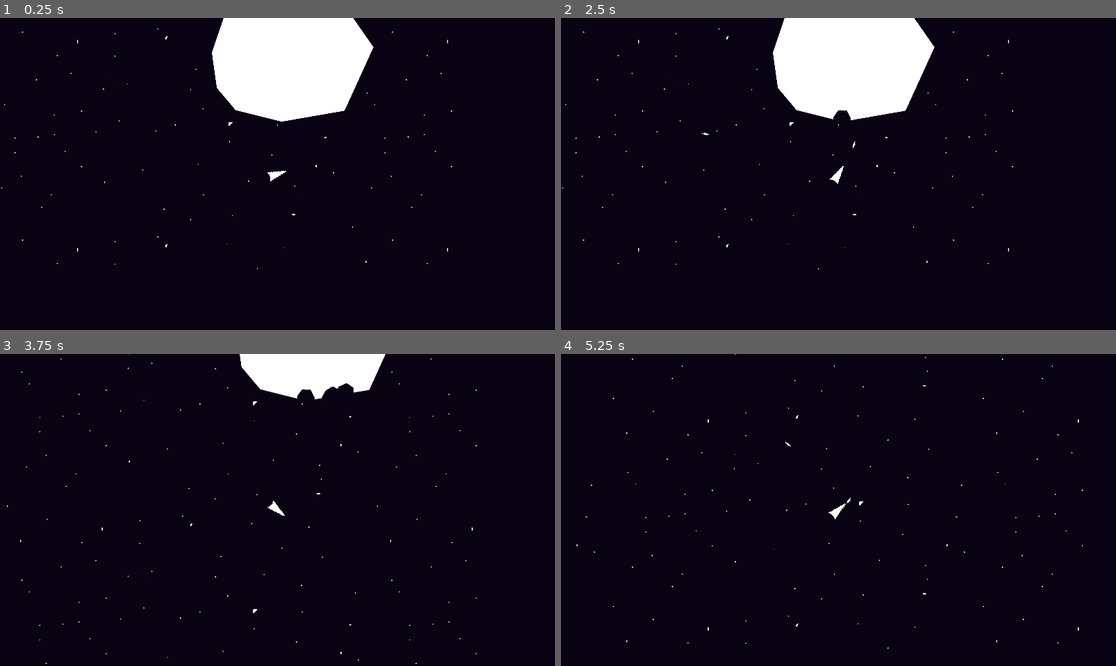
Above: before the commit, frames 1-4 (two rows, left to right).
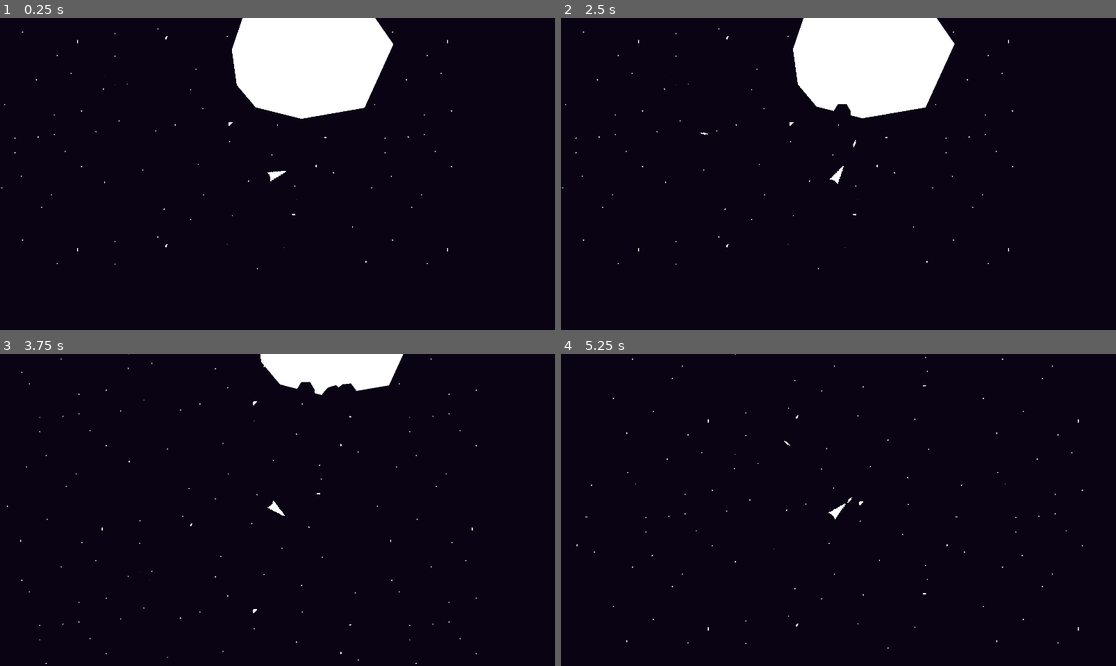
Above: after the commit, the same moments.

Repository: BloopHD/IntoTheVoid
Game: Godot game, scene res://scenes/world/world.tscn
The game is run twice, just before and just after one commit, with the same random seed, the same clock (stepped at 60 frames per second) and the same inputs.
Inputs (mouse positions are in pixels of both pictures, inside the frame that each line leads up to):
- Up to frame 1 (0.25 s): no input
- Up to frame 2 (2.5 s): move the mouse to (960, 158) at 0.52 s; hold D (right) 0.53-1.28 s; hold Space (fire_laser) 0.53-1.28 s; click (960, 158) at 0.8 s; tap Enter at 1.25 s; move the mouse to (727, 189) at 1.27 s; hold S (down) 1.28-2.03 s; click (727, 189) at 1.35 s; tap Space (fire_laser) at 1.55 s; move the mouse to (894, 105) at 2.02 s; hold D (right) from 2.03 s (still down); hold Space (fire_laser) from 2.03 s (still down); click (894, 105) at 2.3 s
- Up to frame 3 (3.75 s): move the mouse to (249, 572) at 2.77 s; release D (right) at 2.78 s; release Space (fire_laser) at 2.78 s; hold W (up) 2.78-3.53 s; click (249, 572) at 2.85 s; tap Space (fire_laser) at 3.05 s; move the mouse to (444, 556) at 3.52 s; hold A (left) from 3.53 s (still down); hold Right mouse button (secondary action) from 3.53 s (still down)
- Up to frame 4 (5.25 s): click (1005, 556) at 3.8 s; move the mouse to (672, 463) at 4.27 s; release Right mouse button (secondary action) at 4.28 s; tap Space (fire_laser) at 4.35 s; move the mouse to (866, 510) at 5.02 s; release A (left) at 5.03 s; press the mouse at (866, 510) at 5.03 s; hold S (down) from 5.03 s (still down)

The runs differ from the first frame. In frame 1, 2.4% of the frame differs, in the area x 38-71%, y 0-34%; in frame 2, 2.4%, in the area x 25-71%, y 0-42%; in frame 3, 1.1%; in frame 4, less than 0.1%.

Commit message:
Rigidbody2D - Asteroids & Lasers
Changed asteroids and lasers from Area2D to Rigidbody2D, allowing bullets to push asteroids.

Diff:
--- a/scenes/asteroid/asteroid.gd
+++ b/scenes/asteroid/asteroid.gd
@@ -1,69 +1,83 @@
-class_name Asteroid extends Area2D
+extends RigidBody2D
 
-signal exploded(pos, size, points)
+var new_asteroid_scene: PackedScene = load("res://scenes/asteroid/asteroid.tscn")
 
-var movement_vector = Vector2(0, -1)
-
-enum AsteroidSize{LARGE, MEDIUM, SMALL}
-@export var size = AsteroidSize.LARGE
-
-var speed = 5
-
-@onready var sprite = $Sprite2D
-@onready var cshape = $CollisionShape2D
-
-var points: int:
-	get:
-		match size:
-			AsteroidSize.LARGE:
-				return 100
-			AsteroidSize.MEDIUM:
-				return 50
-			AsteroidSize.SMALL:
-				return 25
-			_:
-				return 0
 
 func _ready():
-	rotation = randf_range(0, 2 * PI)
-
-	match size:
-		AsteroidSize.LARGE:
-			speed = randf_range(50, 100)
-			sprite.texture = preload("res://sprites/SimpleAsteroidLarge.png")
-			cshape.set_deferred("shape", preload("res://scenes/asteroid/asteroid_cshape_large.tres"))
-		AsteroidSize.MEDIUM:
-			speed = randf_range(100, 150)
-			sprite.texture = preload("res://sprites/SimpleAsteroidMed.png")
-			cshape.set_deferred("shape", preload("res://scenes/asteroid/asteroid_cshape_med.tres"))
-		AsteroidSize.SMALL:
-			speed = randf_range(100, 200)
-			sprite.texture = preload("res://sprites/SimpleAsteroidSmall.png")
-			cshape.set_deferred("shape", preload("res://scenes/asteroid/asteroid_cshape_small.tres"))
-
-func _physics_process(delta):
-	global_position += movement_vector.rotated(rotation) * speed * delta
-
-	var screen_size = get_viewport_rect().size
-	var shape_radius = cshape.shape.radius
-
-	if global_position.y + shape_radius < 0:
-		global_position.y = screen_size.y + shape_radius
-	elif global_position.y - shape_radius > screen_size.y:
-		global_position.y = -shape_radius
-
-	if global_position.x + shape_radius < 0:
-		global_position.x = screen_size.x + shape_radius
-	elif global_position.x - shape_radius > screen_size.x:
-		global_position.x = -shape_radius
+	calculate_polygon_properties()
 
 
-func explode():
-	emit_signal("exploded", global_position, size, points)
-	queue_free()
+func calculate_polygon_properties():
+	var center = Vector2.ZERO
+	var area = 0
+	var asteroid_points: PackedVector2Array = $Polygon2D.polygon
+
+	for i in asteroid_points.size():
+
+		var i_plus_one = i + 1
+		if i_plus_one >= asteroid_points.size():
+			i_plus_one = 0
+
+		var curr = asteroid_points[i]
+		var next = asteroid_points[i_plus_one]
+
+		area += (curr.x * next.y) - (next.x * curr.y)
+
+		center.x += (curr.x + next.x) * ((curr.x * next.y) - (next.x * curr.y))
+		center.y -= (curr.y + next.y) * ((curr.y * next.x) - (next.y * curr.x))
 
 
-func _on_body_entered(body):
-	if body is Player:
-		var player = body
-		player.die()
+	area = area / 2
+	center = (center / 6) / area
+
+
+func clip(destruction_area):
+
+	var localized_rotated_destruct_area: Polygon2D = localize_and_rotate(destruction_area)
+	var new_asteroids: Array[PackedVector2Array] = Geometry2D.clip_polygons($Polygon2D.polygon, localized_rotated_destruct_area.polygon)
+
+	# destruction_area.position = transform.basis_xform_inv(destruction_area.position - global_position)
+	# var new_asteroids: Array[PackedVector2Array] = Geometry2D.clip_polygons($Polygon2D.polygon, destruction_area.polygon)
+
+
+
+	for i in new_asteroids.size():
+
+		if i > 0:
+
+			var asteroid_new: RigidBody2D = new_asteroid_scene.instantiate()
+			print(asteroid_new)
+			asteroid_new.find_child("Polygon2D").polygon = new_asteroids[i]
+			asteroid_new.find_child("CollisionPolygon2D").polygon = new_asteroids[i]
+			asteroid_new.global_position = global_position
+			get_parent().call_deferred("add_child", asteroid_new)
+		else:
+
+			$Polygon2D.polygon = new_asteroids[i]
+			$CollisionPolygon2D.set_deferred("polygon", new_asteroids[i])
+
+
+func localize_and_rotate(destruction_area) -> Polygon2D:
+
+	var offset_poly = Polygon2D.new()
+	offset_poly.global_position = Vector2.ZERO
+
+	var new_poly_points: Array[Vector2] = []
+
+	for point in destruction_area.polygon:
+
+		# Localize the polygons point.
+		var localized_position: Vector2 = destruction_area.global_position - global_position
+
+		# Rotate the polygon point.
+		var rotated_position: Vector2 = Vector2()
+		rotated_position.x = (point.x * cos(destruction_area.global_rotation)) - (point.y * sin(destruction_area.global_rotation))
+		rotated_position.y = (point.y * cos(destruction_area.global_rotation)) + (point.x * sin(destruction_area.global_rotation))
+
+		# Combine the localized point with the rotation
+		# and add them into the new_poly_points array.
+		new_poly_points.append(localized_position + rotated_position)
+
+	offset_poly.polygon = PackedVector2Array(new_poly_points)
+
+	return offset_poly
--- a/scenes/asteroid/asteroid.tscn
+++ b/scenes/asteroid/asteroid.tscn
@@ -1,19 +1,15 @@
-[gd_scene load_steps=4 format=3 uid="uid://cncsy8hnxq6x8"]
+[gd_scene load_steps=2 format=3 uid="uid://cncsy8hnxq6x8"]
 
 [ext_resource type="Script" path="res://scenes/asteroid/asteroid.gd" id="1_gjyw2"]
-[ext_resource type="Texture2D" uid="uid://55qq5q0bdp4l" path="res://sprites/SimpleAsteroidLarge.png" id="2_rm6vl"]
-[ext_resource type="Shape2D" uid="uid://c0sk702kx2pmk" path="res://scenes/asteroid/asteroid_cshape_large.tres" id="3_0d6fs"]
 
-[node name="Asteroid" type="Area2D"]
+[node name="Asteroid" type="RigidBody2D" groups=["asteroids"]]
 collision_layer = 2
 collision_mask = 5
+gravity_scale = 0.0
 script = ExtResource("1_gjyw2")
 
-[node name="Sprite2D" type="Sprite2D" parent="."]
-scale = Vector2(2, 2)
-texture = ExtResource("2_rm6vl")
+[node name="Polygon2D" type="Polygon2D" parent="."]
+polygon = PackedVector2Array(-213, -205, 36, -238, 220, -181, 295, -73, 195, 147, -23, 185, -182, 145, -247, 68, -264, -54)
 
-[node name="CollisionShape2D" type="CollisionShape2D" parent="."]
-shape = ExtResource("3_0d6fs")
-
-[connection signal="body_entered" from="." to="." method="_on_body_entered"]
+[node name="CollisionPolygon2D" type="CollisionPolygon2D" parent="."]
+polygon = PackedVector2Array(-213, -205, 36, -238, 220, -181, 295, -73, 195, 147, -23, 185, -182, 145, -247, 68, -264, -54)
--- a/scenes/laser/laser.gd
+++ b/scenes/laser/laser.gd
@@ -1,4 +1,4 @@
-extends Area2D
+extends RigidBody2D
 
 @onready var destruction_area: CollisionPolygon2D = $Area2D/ExplosionArea
 
@@ -16,9 +16,8 @@
 	global_position += movement_vector.rotated(rotation) * (speed + curr_speed) * delta
 
 
-func _on_area_entered(area):
+func _on_body_entered(body:Node2D):
 
-	if area.is_in_group("asteroids"):
-		destruction_area.rotation = rotation
-		area.clip(destruction_area)
+	if body.is_in_group("asteroids"):
+		body.clip(destruction_area)
 		queue_free()
--- a/scenes/laser/laser.tscn
+++ b/scenes/laser/laser.tscn
@@ -7,7 +7,12 @@
 radius = 3.0
 height = 24.0
 
-[node name="Laser" type="Area2D"]
+[node name="Laser" type="RigidBody2D"]
+collision_layer = 4
+collision_mask = 2
+gravity_scale = 0.0
+max_contacts_reported = 1
+contact_monitor = true
 script = ExtResource("1_m418u")
 
 [node name="Sprite2D" type="Sprite2D" parent="."]
@@ -25,5 +30,4 @@
 position = Vector2(0, -12)
 polygon = PackedVector2Array(-30, -15, -15, -40, 15, -40, 30, -15, 30, 15, 15, 40, -15, 40, -30, 15)
 
-[connection signal="area_entered" from="." to="." method="_on_area_entered"]
 [connection signal="body_entered" from="." to="." method="_on_body_entered"]
--- a/scenes/player/player.gd
+++ b/scenes/player/player.gd
@@ -87,7 +87,7 @@
 	can_shoot = true
 
 func shoot_laser():
-	var laser: Area2D = laser_scene.instantiate()
+	var laser: RigidBody2D = laser_scene.instantiate()
 	laser.global_position = muzzle.global_position
 	laser.rotation = rotation
 	laser.curr_speed = curr_speed
--- a/scenes/player/player.tscn
+++ b/scenes/player/player.tscn
@@ -9,6 +9,7 @@
 height = 58.0
 
 [node name="Player" type="CharacterBody2D"]
+collision_mask = 10
 script = ExtResource("1_pf1yp")
 
 [node name="CollisionShape2D" type="CollisionShape2D" parent="."]
@@ -28,6 +29,6 @@
 [node name="LaserMarkers" type="Node2D" parent="."]
 
 [node name="LaserMarker" type="Marker2D" parent="LaserMarkers"]
-position = Vector2(0, -35)
+position = Vector2(0, -40)
 
 [connection signal="timeout" from="LaserTimer" to="." method="_on_timer_timeout"]
--- a/scenes/world/world.gd
+++ b/scenes/world/world.gd
@@ -2,7 +2,3 @@
 
 func _on_player_laser_shot(laser:Variant):
 	$Projectiles.add_child(laser)
-
-func _on_asteroid_blank_asteroid_added(new_asteroid:Variant):
-	print("asteroid added - world")
-	$Asteroids.call_deferred("add_child", new_asteroid)
--- a/scenes/world/world.tscn
+++ b/scenes/world/world.tscn
@@ -3,7 +3,7 @@
 [ext_resource type="Script" path="res://scenes/world/world.gd" id="1_8rw03"]
 [ext_resource type="PackedScene" uid="uid://dgy3rqxws2l4w" path="res://scenes/player/player.tscn" id="1_e5wuh"]
 [ext_resource type="PackedScene" uid="uid://serpxan5usi1" path="res://scenes/background/simple_parallax_bg.tscn" id="2_c3qrl"]
-[ext_resource type="PackedScene" uid="uid://cv7d2er4umyyt" path="res://scenes/Asteroids/asteroid_2.tscn" id="4_cqg6a"]
+[ext_resource type="PackedScene" uid="uid://cncsy8hnxq6x8" path="res://scenes/asteroid/asteroid.tscn" id="4_5qfqe"]
 
 [node name="World" type="Node2D"]
 script = ExtResource("1_8rw03")
@@ -19,8 +19,7 @@
 
 [node name="Asteroids" type="Node2D" parent="."]
 
-[node name="Asteroid" parent="Asteroids" instance=ExtResource("4_cqg6a")]
-position = Vector2(677, 14)
+[node name="Asteroid2" parent="Asteroids" instance=ExtResource("4_5qfqe")]
+position = Vector2(746, 4)
 
 [connection signal="laser_shot" from="Player" to="." method="_on_player_laser_shot"]
-[connection signal="asteroid_added" from="Asteroids/Asteroid" to="." method="_on_asteroid_blank_asteroid_added"]
